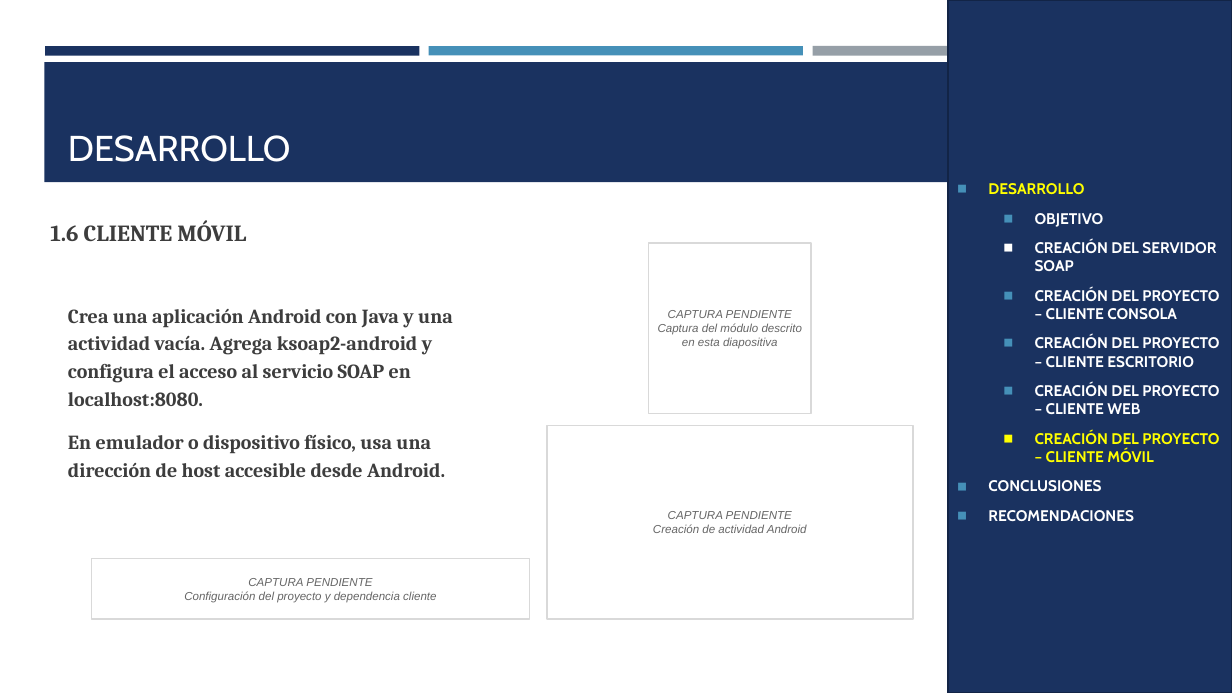
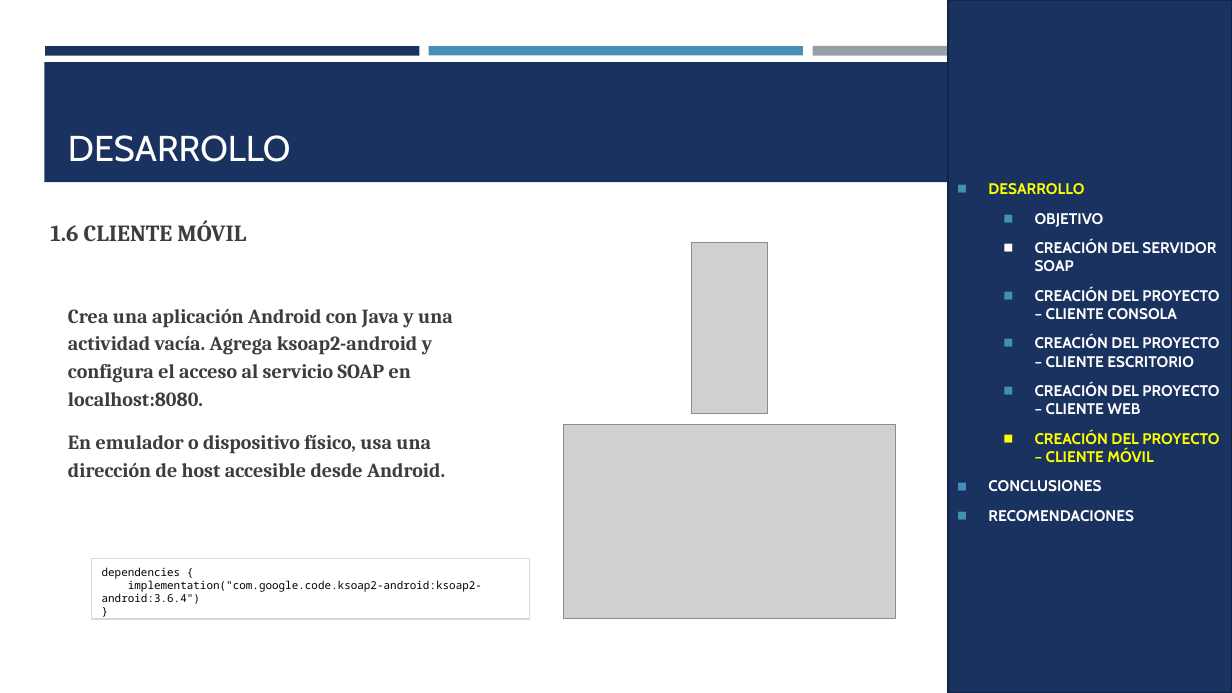
Before and after one commit to JulioViche/u1-sw-arch, a slide deck: slide 24 of TI.1.1. PAO202651_SOAP_JAVA_SINBDD_NRC36884_GR09/05. DOCUMENTACION/CONVUNI_SOAP_JAVA_GR09.pptx. Drawn at 1232x693 pixels with LibreOffice and Linux fonts; fonts in the diff are those of the drawing; grey boxes stand for pictures. Boxes give left, top, right and bottom in pixels: in the first picture for what was removed or moved away, otherwise in the second. Text is boxed around its words. In the diff, an @@ line names an element or a change of style, - is before the commit and + after.

Commit message:
docs(soap-java): completar manual y capturas de clientes
Actualiza el manual técnico y la presentación con capturas de los clientes de consola, escritorio, web y móvil, además de la evidencia del servidor y WSDL.

Conserva a Murillo Medina, Gabriel Omar y Viche Castillo, Julio Enrique en orden alfabético. Corrige las figuras del proyecto móvil y presenta LoginController y ConversionController como texto editable con sus rótulos y líneas legibles.

Incluye las capturas y la versión Markdown del manual. El DOCX se abrió en Word y se revisaron páginas renderizadas; la presentación se renderizó y no contiene marcadores de captura pendiente.

```diff
--- a/TI.1.1. PAO202651_SOAP_JAVA_SINBDD_NRC36884_GR09/05. DOCUMENTACION/CONVUNI_SOAP_JAVA_GR09.pptx
+++ b/TI.1.1. PAO202651_SOAP_JAVA_SINBDD_NRC36884_GR09/05. DOCUMENTACION/CONVUNI_SOAP_JAVA_GR09.pptx
@@ rectangle removed at [649,243,811,414] @@
-CAPTURA PENDIENTE
-Captura del módulo descrito en esta diapositiva
@@ picture added at [691,242,768,413] @@
@@ rectangle removed at [547,425,913,619] @@
-CAPTURA PENDIENTE
-Creación de actividad Android
@@ picture added at [564,425,897,619] @@
@@ rectangle "dependencies { implementation("com.google.code.ksoap2-androi ..." at [91,559,530,620]: vertical alignment middle to top @@
@@ text in rectangle at [102,567,482,604]: text changed; size 9 to 8.5 pt; font Arial to Noto Sans Mono; text colour #666666 to #000000; italic off @@
-CAPTURA PENDIENTE
-Configuración del proyecto y dependencia cliente
+dependencies {
+implementation("com.google.code.ksoap2-android:ksoap2-android:3.6.4")
+}
```
Also in this commit, not shown: 15 other slides changed, 18 other files.
